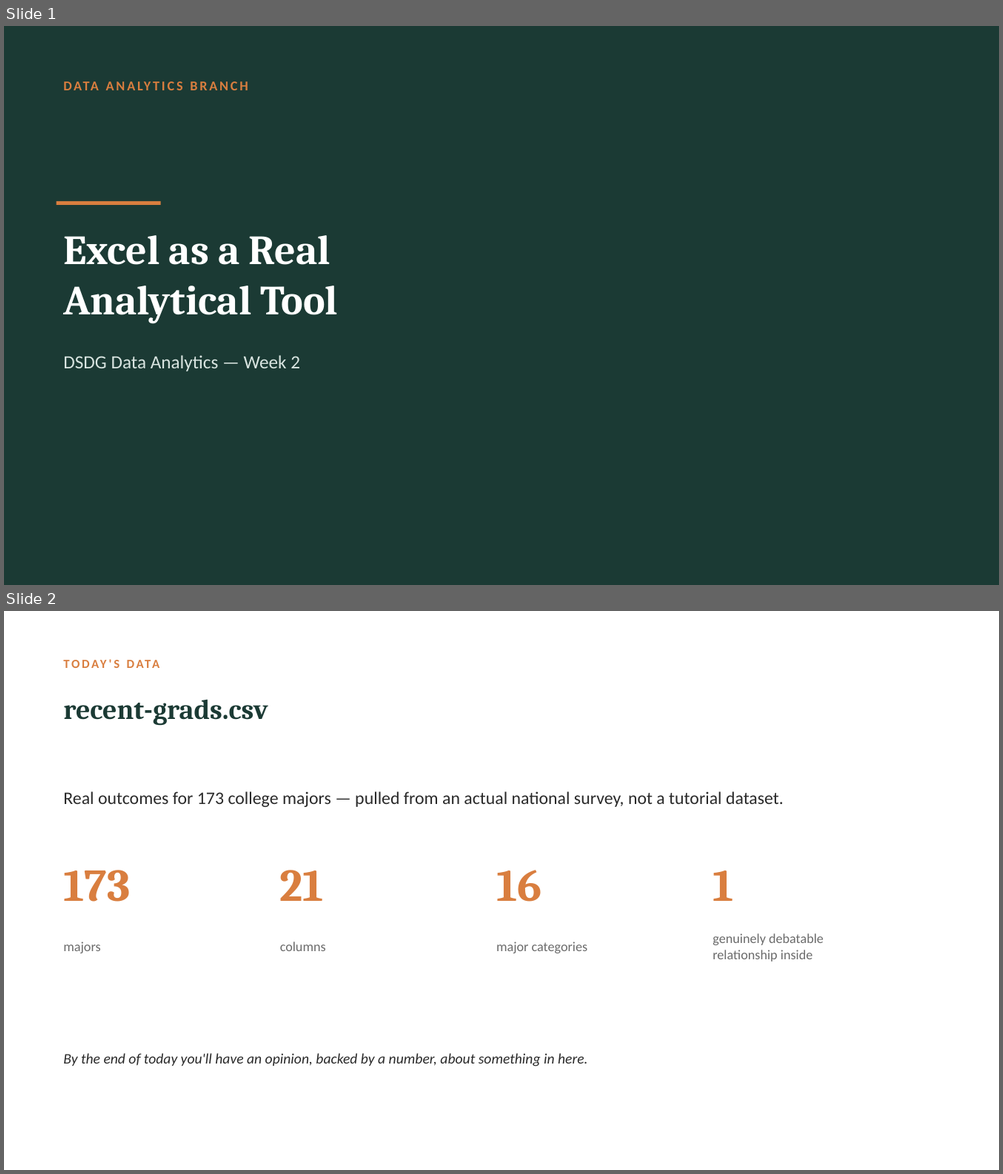
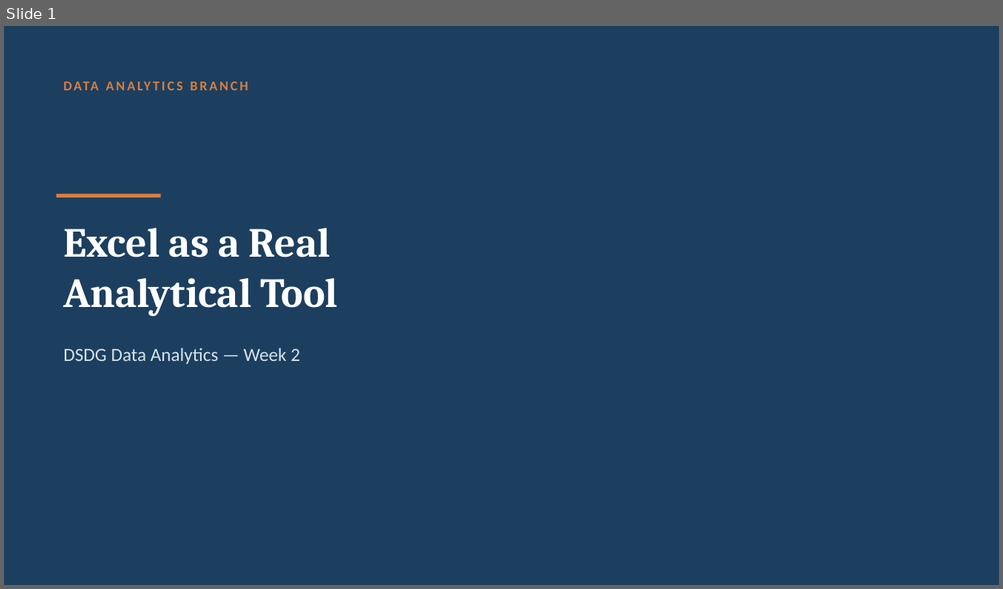
Before and after one commit to Zahi-Rahman/DSDG-Data-Analytics-Branch, a slide deck: week-02-excel/slides/week-02-slides.pptx. Shown one above the other, each under a label of ours: slides 1 and 2 before the commit, slide 1 after it. The pictures are 1003x1174 and 1003x589 pixels, drawn with LibreOffice and Linux fonts; fonts in the diff are those of the drawing. Boxes give left, top, right and bottom in pixels: in the first picture for what was removed or moved away, otherwise in the second. Text is boxed around its words. In the diff, an @@ line names an element or a change of style, - is before the commit and + after.

Commit message:
Week 2: add Excel cheat sheet, rewrite in plainer voice, recolor slides

```diff
--- a/week-02-excel/slides/week-02-slides.pptx
+++ b/week-02-excel/slides/week-02-slides.pptx
@@ slide 2 removed at (x1=4, y1=611, x2=999, y2=1170), background #FFFFFF @@
@@ text removed at (x1=114, y1=660, x2=119, y2=668) @@
-TODAY'S DATA
@@ text removed at (x1=63, y1=699, x2=267, y2=725) @@
-recent-grads.csv
@@ text removed at (x1=63, y1=792, x2=783, y2=807) @@
-Real outcomes for 173 college majors — pulled from an actual national survey, not a tutorial dataset.
@@ text removed at (x1=63, y1=870, x2=130, y2=902) @@
-173
@@ text removed at (x1=280, y1=870, x2=324, y2=901) @@
-21
@@ text removed at (x1=496, y1=870, x2=541, y2=902) @@
-16
@@ text removed at (x1=712, y1=871, x2=733, y2=901) @@
-1
@@ text removed at (x1=63, y1=942, x2=100, y2=954) @@
-majors
@@ text removed at (x1=280, y1=942, x2=326, y2=951) @@
-columns
@@ text removed at (x1=496, y1=942, x2=588, y2=954) @@
-major categories
@@ text removed at (x1=712, y1=934, x2=823, y2=962) @@
-genuinely debatable
-relationship inside
@@ text removed at (x1=63, y1=1054, x2=588, y2=1067) @@
-By the end of today you'll have an opinion, backed by a number, about something in here.
@@ slide 1 changed as well @@
@@ background #1B3A34 to #1C3F60 @@
@@ 2 texts, 1 rectangle moved together from (x1=57, y1=201, x2=338, y2=369) to (x1=57, y1=194, x2=338, y2=361) @@
@@ text "DSDG Data Analytics — Week ..." at (x1=63, y1=348, x2=300, y2=361): text colour #D8E4E0 to #D6E2EA @@
```
Also in this commit, not shown: 5 other slides changed, 1 slide added, 1 other slide removed, 3 other files.
